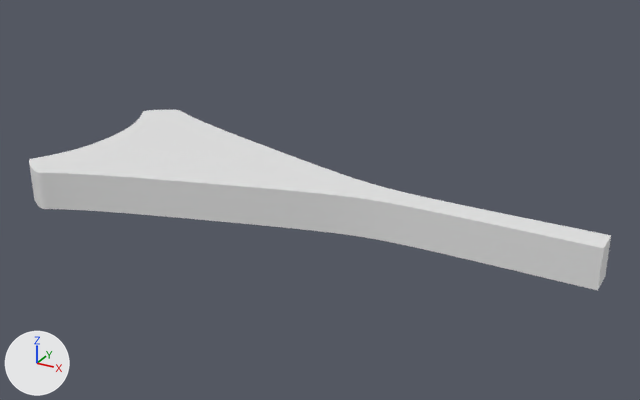
What one commit did to the Blender file hour_hand.blend.
Camera for both pictures: a 50 mm lens placed at (-0.789, -1.768, 0.934), pointed at (-1.765, 0.008, 0.046). The lights are fixed; the arrows at lower left show +X, +Y and +Z.
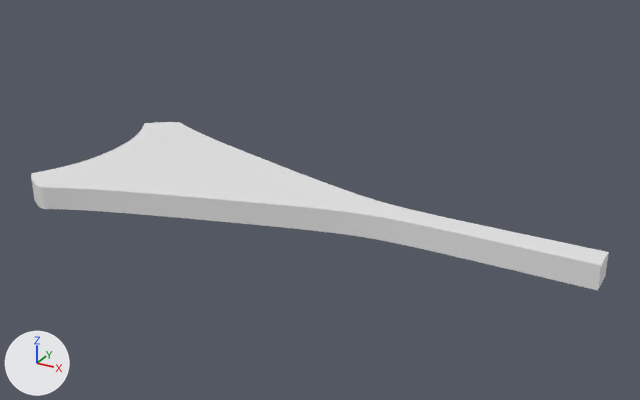
What differs and where, as boxes [x1, y1, x2, y2] in the pictures (640 x 400 px):
'NurbsPath', reshaped, modifiers changed (7% shorter): before [29, 110, 611, 290]; after [31, 122, 609, 290]
part 1 of me_nurbspath_006, added: after [31, 122, 609, 290]

Diff of the bpy script that builds the scene:
```diff
--- a/hour_hand.blend.py
+++ b/hour_hand.blend.py
@@ me_nurbspath_006 @@
 # used by ob_nurbspath; location = (0.0, 0.0, 0.0)
-me_nurbspath_006.from_pydata(...)  # 430 vertices, 1 face; spans x -2.498..-1.068, y -0.29..0.29, z 0.0
+me_nurbspath_006.from_pydata(...)  # 860 vertices, 432 faces; spans x -2.498..-1.068, y -0.29..0.29, z 0.0..0.06
+# me_nurbspath_006 part 1: 430 vertices added at x -2.498..-1.068, y -0.29..0.29, z 0.06
@@ ob_nurbspath @@
 ob_nurbspath.location = (0.0, 0.0, 0.0)
-_m = ob_nurbspath.modifiers.new('Solidify', 'SOLIDIFY')
-_m.thickness = 0.1
```
